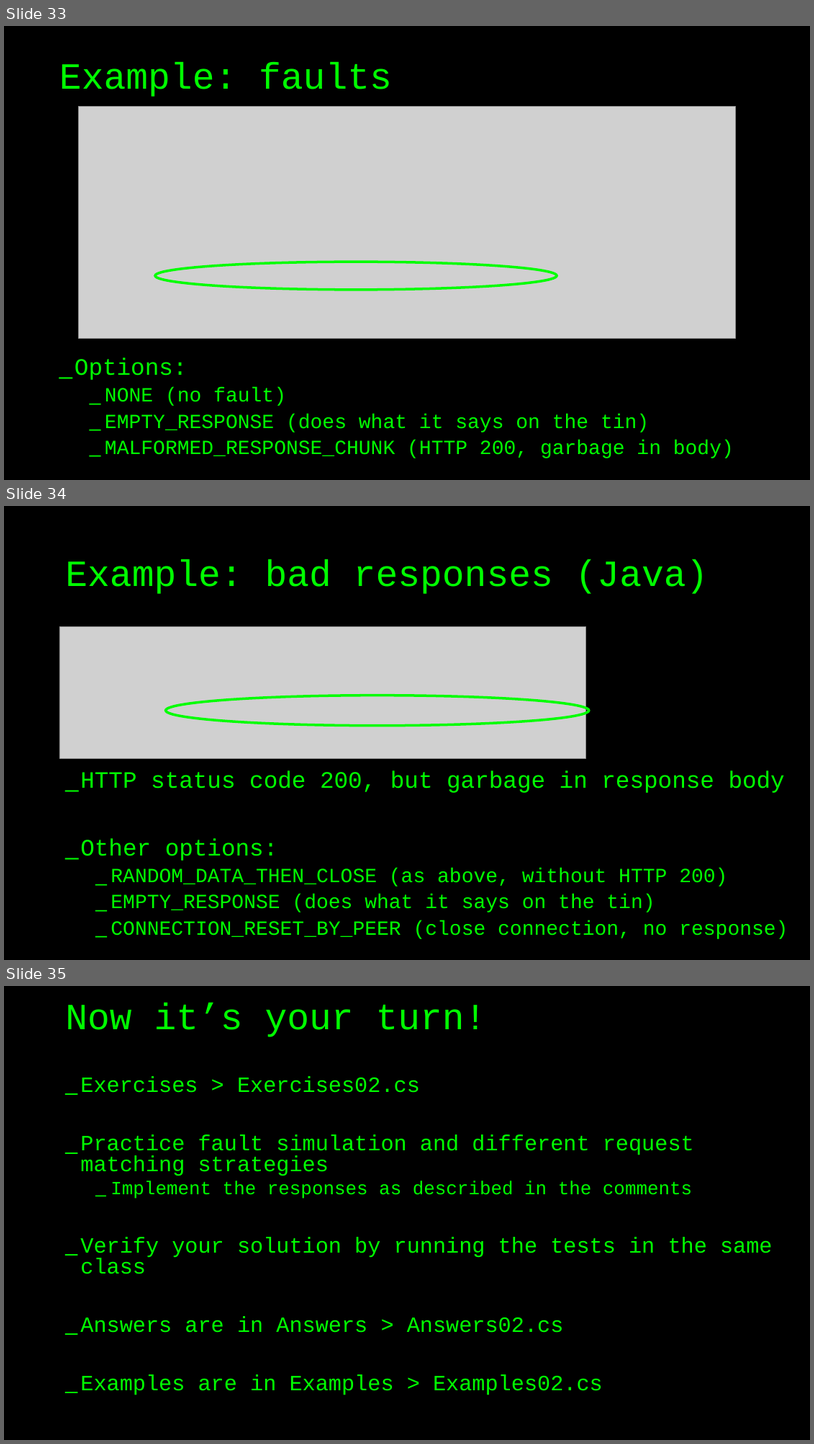
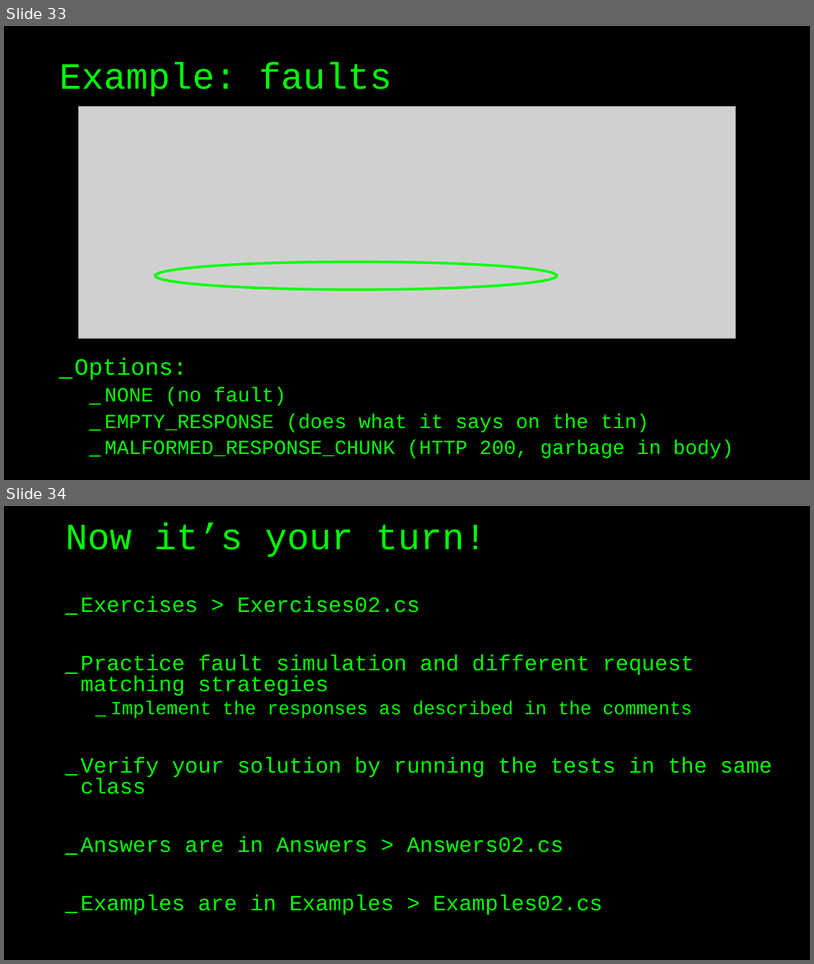
Before and after one commit to basdijkstra/wiremock-net-workshop, a slide deck: WireMockNetWorkshop.pptx. Shown one above the other, each under a label of ours: slides 33, 34 and 35 before the commit, slides 33 and 34 after it. The pictures are 814x1444 and 814x964 pixels, drawn with LibreOffice and Linux fonts; fonts in the diff are those of the drawing; grey boxes stand for pictures. Boxes give left, top, right and bottom in pixels: in the first picture for what was removed or moved away, otherwise in the second. Text is boxed around its words. In the diff, an @@ line names an element or a change of style, - is before the commit and + after.

```diff
--- a/WireMockNetWorkshop.pptx
+++ b/WireMockNetWorkshop.pptx
@@ slide 34 removed at [4, 506, 810, 960], background #000000 @@
@@ title removed at [65, 559, 709, 594] @@
-Example: bad responses (Java)
@@ picture removed at [59, 627, 586, 758] @@
@@ ellipse removed at [165, 695, 589, 726] @@
@@ text removed at [80, 771, 788, 939] @@
-_ HTTP status code 200, but garbage in response body
-_ Other options:
-  _ RANDOM_DATA_THEN_CLOSE (as above, without HTTP 200)
-  _ EMPTY_RESPONSE (does what it says on the tin)
-  _ CONNECTION_RESET_BY_PEER (close connection, no response)
@@ what was slide 35 is now slide 34 @@
```
Also in this commit, not shown: 2 slides changed, 4 other files.
